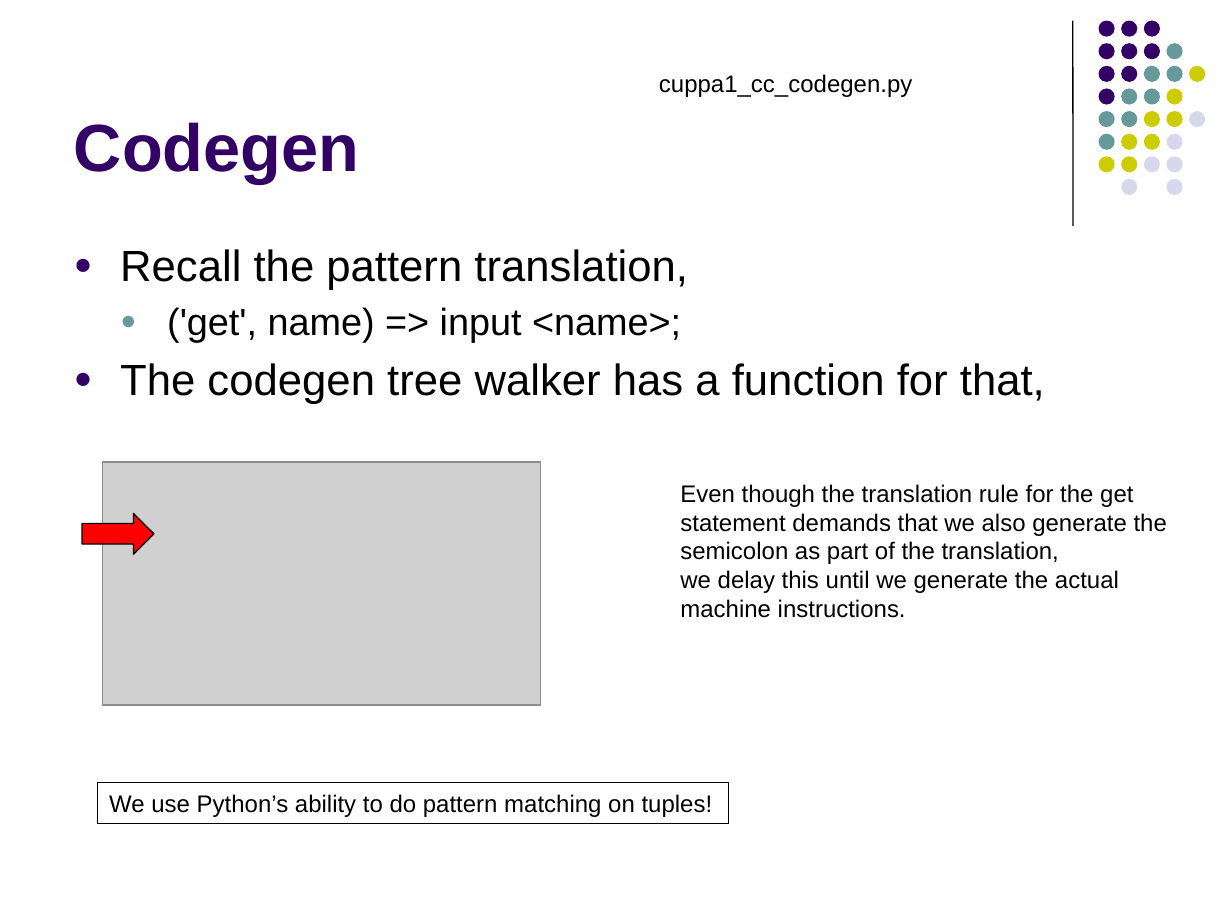
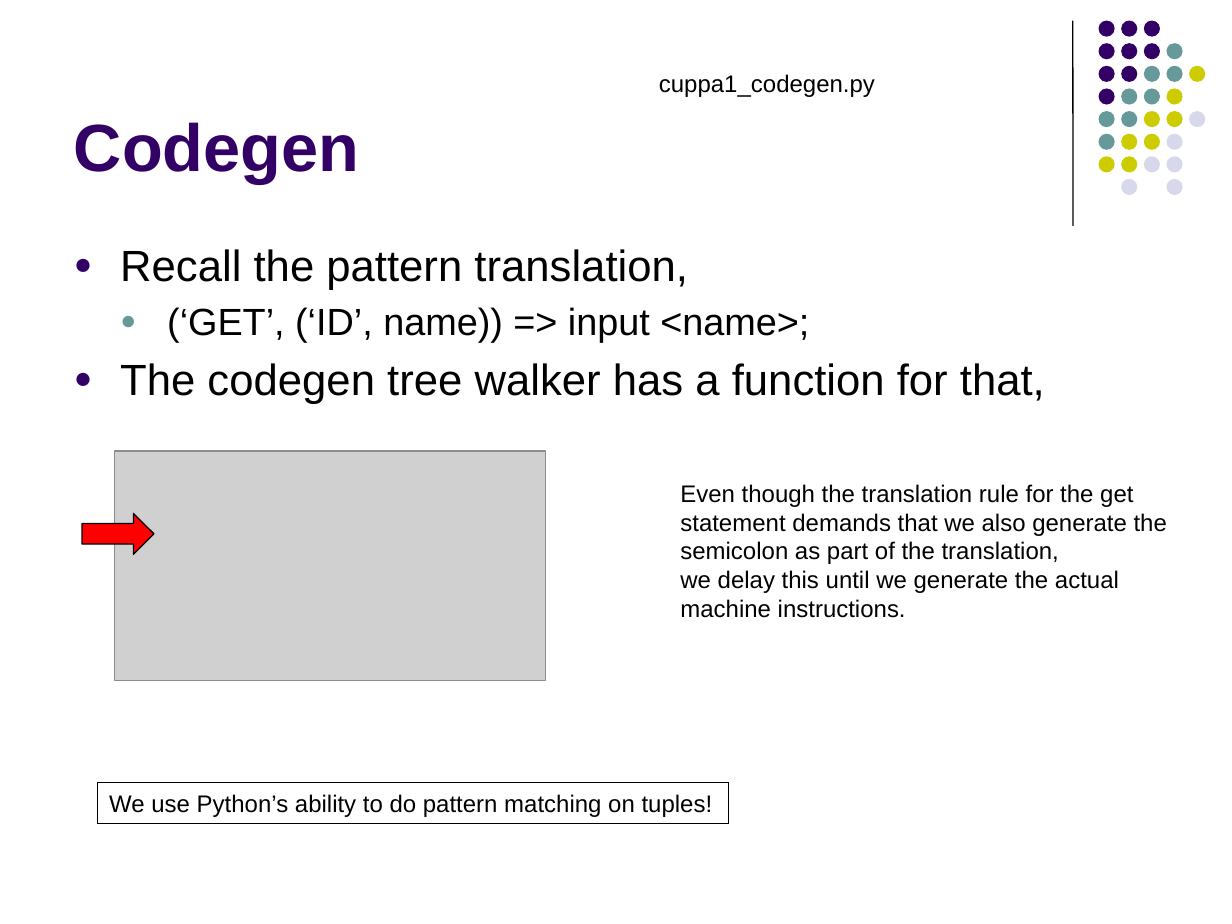
Before and after one commit to lutzhamel/CSC402, a slide deck: slide 13 of notes/csc402-ln007.pptx. Drawn at 1232x924 pixels with LibreOffice and Linux fonts; fonts in the diff are those of the drawing; grey boxes stand for pictures. Boxes give left, top, right and bottom in pixels: in the first picture for what was removed or moved away, otherwise in the second. Text is boxed around its words. In the diff, an @@ line names an element or a change of style, - is before the commit and + after.

```diff
--- a/notes/csc402-ln007.pptx
+++ b/notes/csc402-ln007.pptx
@@ text at (659,74,875,97): text changed @@
-cuppa1_cc_codegen.py
+cuppa1_codegen.py
@@ text at (167,307,809,342): text changed @@
-  ● ('get', name) => input <name>;
+  ● (‘GET’, (‘ID’, name)) => input <name>;
@@ picture: place and size @@
-picture at (102,462,541,705)
+picture at (115,451,546,680)
```
Also in this commit, not shown: 19 other slides changed, 1 slide added, 1 slide removed, 6 other files.
